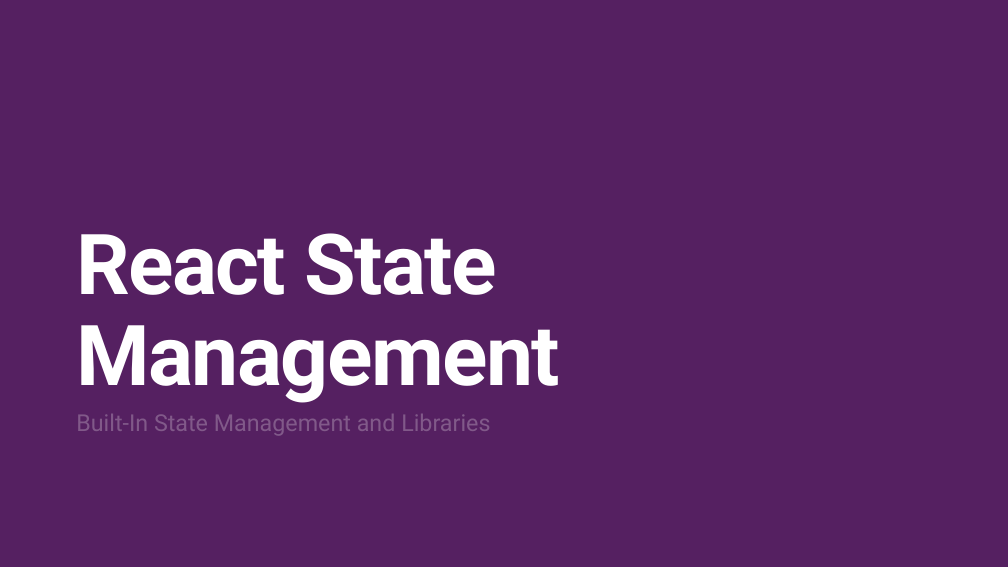
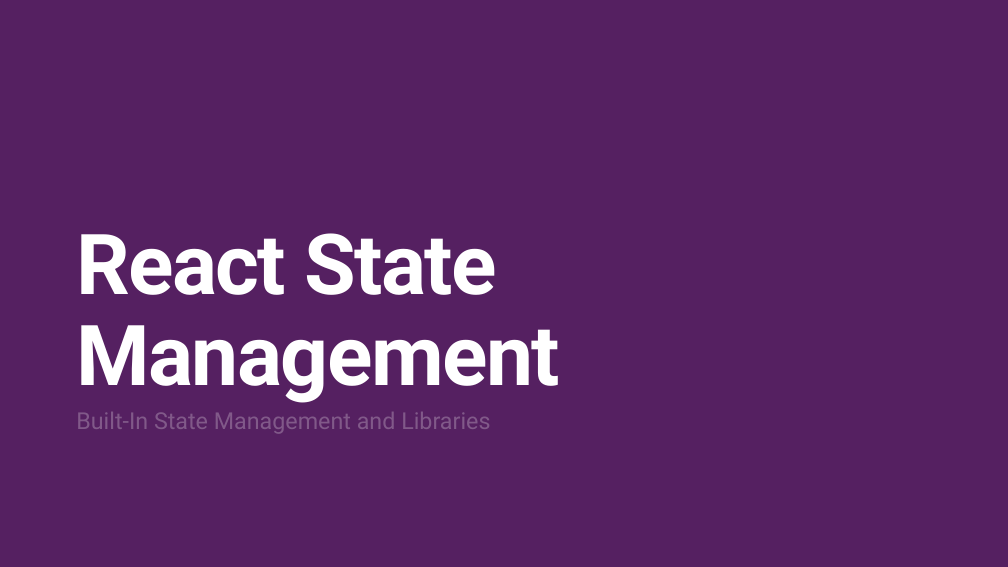
Before and after one commit to davidlambl/Lunch-and-Learns, a slide deck: slide 1 of Powerpoint Deck/React-State-Management.pptx. Drawn at 1008x567 pixels with LibreOffice and Linux fonts; fonts in the diff are those of the drawing. Boxes give left, top, right and bottom in pixels: in the first picture for what was removed or moved away, otherwise in the second. Text is boxed around its words. In the diff, an @@ line names an element or a change of style, - is before the commit and + after.

Commit message:
deck updates

```diff
--- a/Powerpoint Deck/React-State-Management.pptx
+++ b/Powerpoint Deck/React-State-Management.pptx
@@ text "Built-In State Management and Libraries" at (76, 412, 490, 434): line spacing 0.8 to 0.7 @@
```
Also in this commit, not shown: 1 other slide changed, 5 slides added, 1 slide removed, 2 other files.
